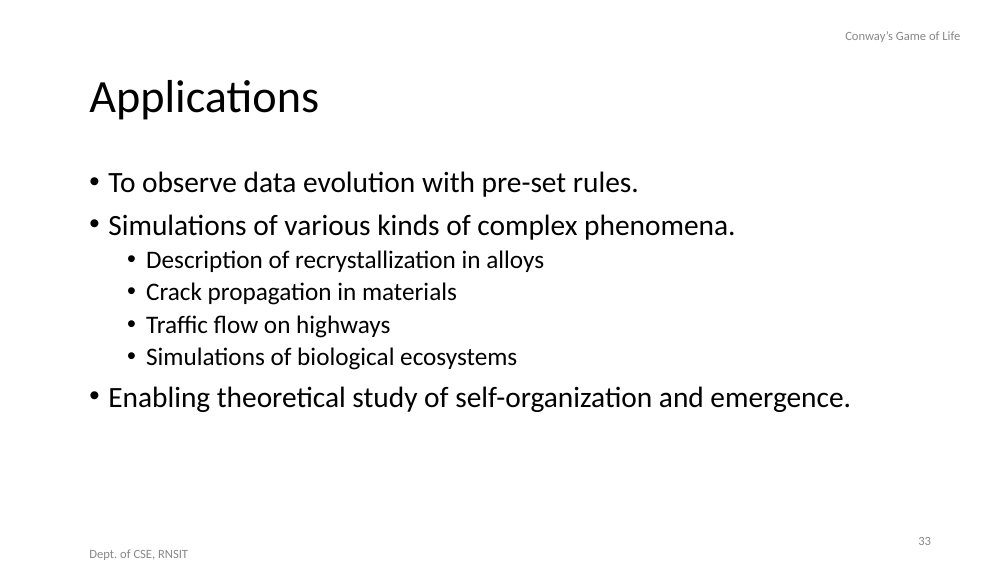
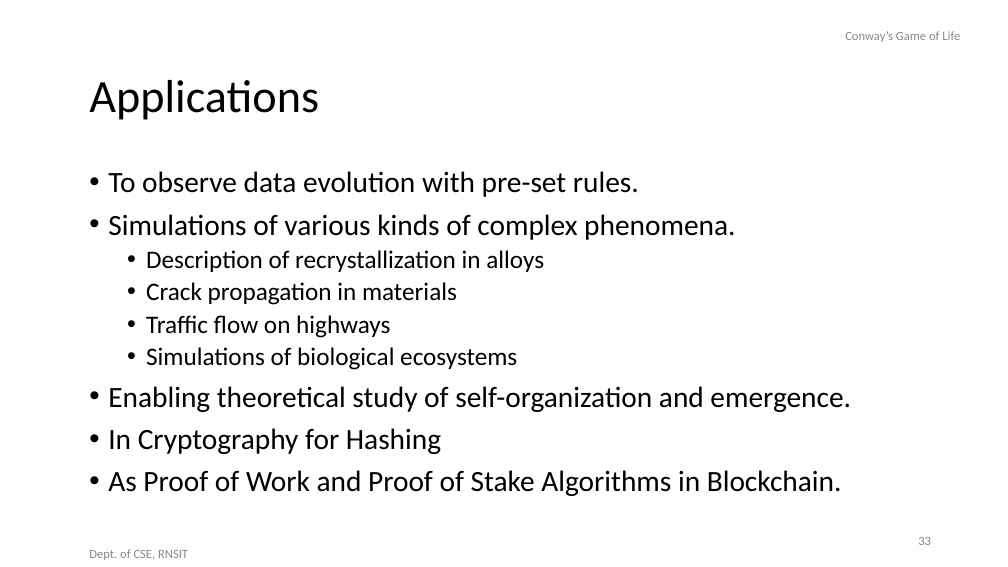
Before and after one commit to feirydraco/GameOfLife, a slide deck: slide 33 of seminar.pptx. Drawn at 1008x567 pixels with LibreOffice and Linux fonts; fonts in the diff are those of the drawing. Boxes give left, top, right and bottom in pixels: in the first picture for what was removed or moved away, otherwise in the second. Text is boxed around its words. In the diff, an @@ line names an element or a change of style, - is before the commit and + after.

Commit message:
Add files via upload
Updated Applications with Hashing PoW & PoS.

```diff
--- a/seminar.pptx
+++ b/seminar.pptx
@@ text at box(108, 428, 842, 496): paragraphs added @@
+• In Cryptography for Hashing
+• As Proof of Work and Proof of Stake Algorithms in Blockchain.
```
